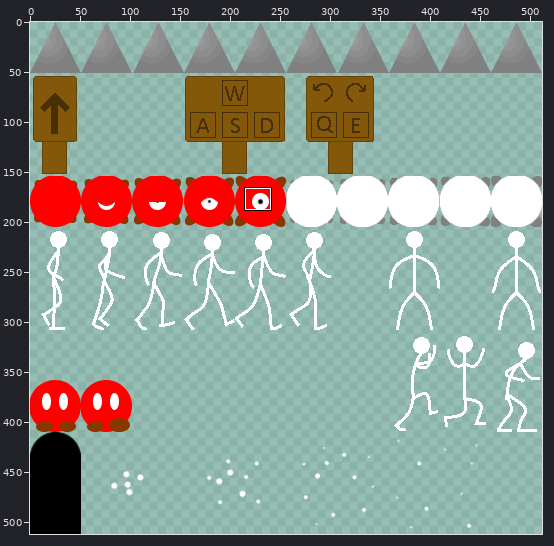
Two versions of one sprite sheet, textures/LevelSprites.png. Above: a wide view before the commit, with the close-up outlined.
Close-up. Before the commit:
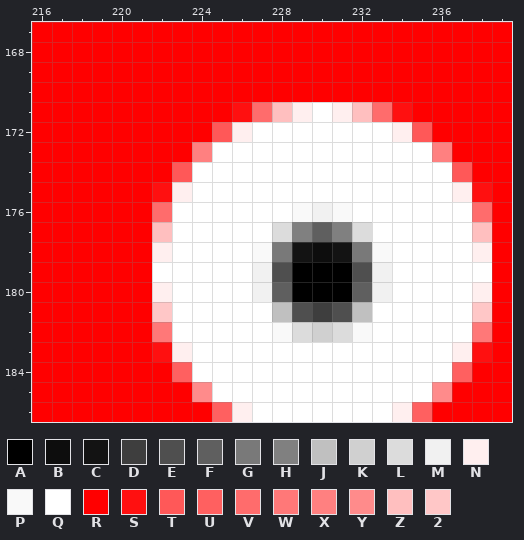
The file is 512x512 pixels. Pixels under 10% opacity are left out. Colours within 5 levels of each other are drawn and written as one. Shown: x 216..239, y 167..186. The commit also changed other parts of the picture, which this record leaves out.
Palette (. is transparent): A #000000  B #0d0d0d  C #131313  D #3e3e3e  E #4f4f4f  F #5f5f5f  G #797979  H #808080  J #c0c0c0  K #d0d0d0  L #dcdcdc  M #f1f1f1  N #ffefef  P #f9f9f9  Q #ffffff  R #ff0000  S #ff1010  T #ff5858  U #ff6060  V #ff6c6c  W #ff7878  X #ff8080  Y #ff8b8b  Z #ffbfbf  2 #ffc7c7
Pixels before, first column x 216:
167 RRRRRRRRRRRRRRRRRRRRRRRR
168 RRRRRRRRRRRRRRRRRRRRRRRR
169 RRRRRRRRRRRRRRRRRRRRRRRR
170 RRRRRRRRRRRRRRRRRRRRRRRR
171 RRRRRRRRRRSVZNQNZVSRRRRR
172 RRRRRRRRRTNQQQQQQQNTRRRR
173 RRRRRRRRXQQQQQQQQQQQXRRR
174 RRRRRRRTQQQQQQQQQQQQQTRR
175 RRRRRRSNQQQQQQQQQQQQQNSR
176 RRRRRRVQQQQQQPMPQQQQQQVR
177 RRRRRRZQQQQQLHFHLQQQQQZR
178 RRRRRRNQQQQPGCBCGPQQQQNR
179 RRRRRRQQQQQMEAAAEMQQQQQR
180 RRRRRRNQQQQMFAAAFMQQQQNR
181 RRRRRR2QQQQQJEDEJQQQQQ2R
182 RRRRRRWQQQQQPLKLPQQQQQWR
183 RRRRRRSNQQQQQQQQQQQQQNSR
184 RRRRRRRUQQQQQQQQQQQQQURR
185 RRRRRRRRYQQQQQQQQQQQYRRR
186 RRRRRRRRRUNQQQQQQQNURRRR
New version:
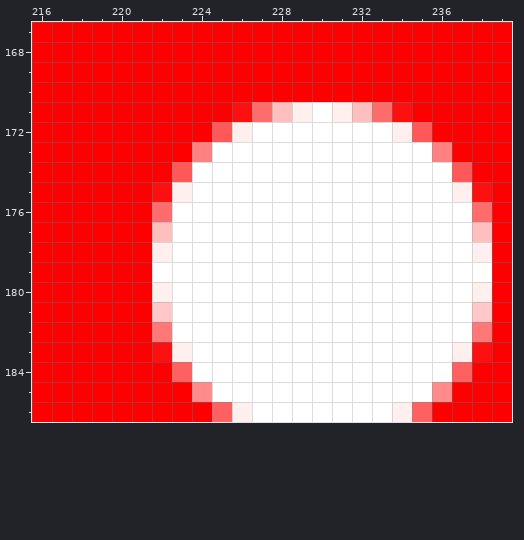
Changes in this commit:
y 176: x 229..231 PMP -> QQQ
y 177: x 228..232 LHFHL -> QQQQQ
y 178: x 227..233 PGCBCGP -> QQQQQQQ
y 179: x 227..233 MEAAAEM -> QQQQQQQ
y 180: x 227..233 MFAAAFM -> QQQQQQQ
y 181: x 228..232 JEDEJ -> QQQQQ
y 182: x 228..232 PLKLP -> QQQQQ
